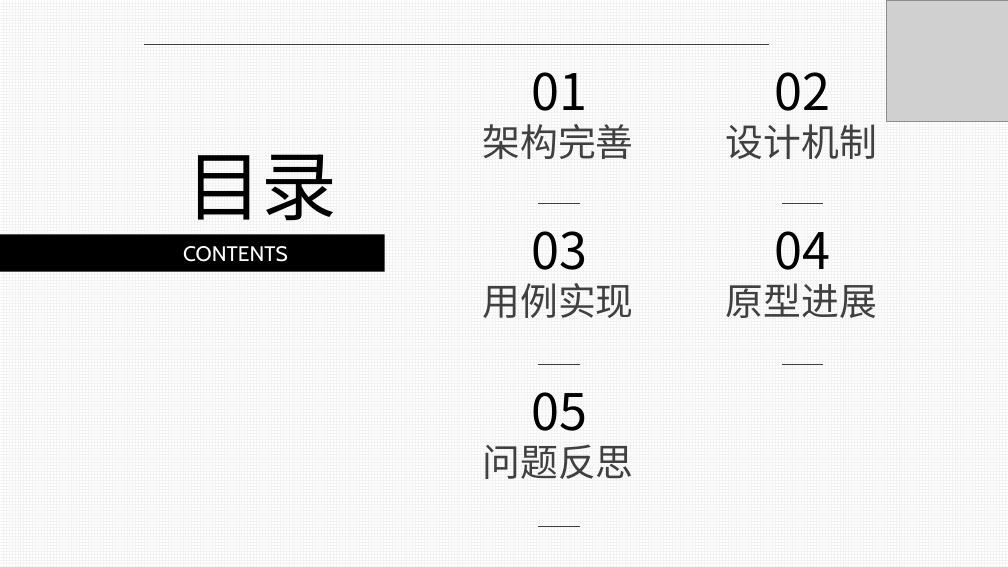
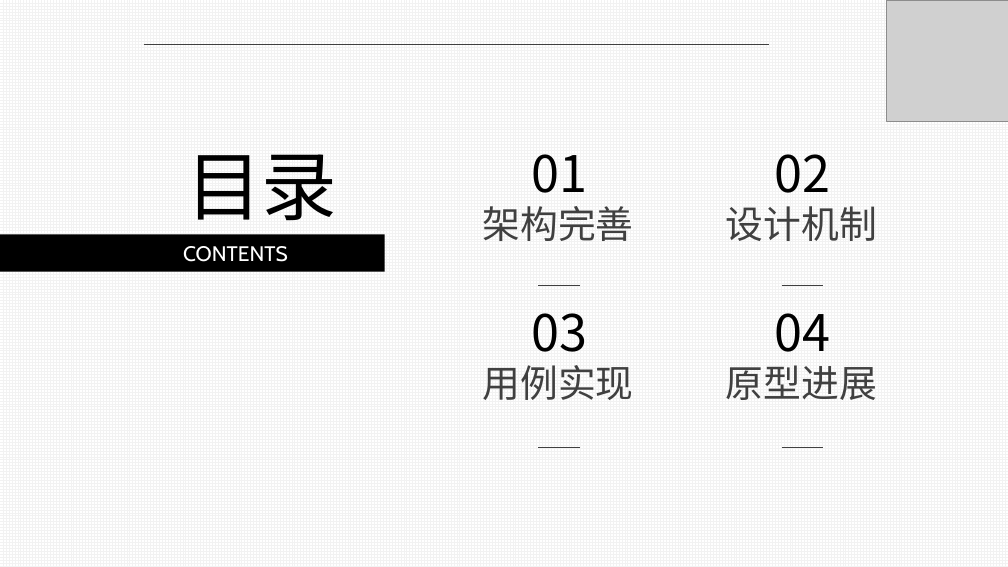
Before and after one commit to luxingzhi27/Tongji_SAD_2023_project, a slide deck: slide 2 of assignment3/期末展示.pptx. Drawn at 1008x567 pixels with LibreOffice and Linux fonts; fonts in the diff are those of the drawing; grey boxes stand for pictures. Boxes give left, top, right and bottom in pixels: in the first picture for what was removed or moved away, otherwise in the second. Text is boxed around its words. In the diff, an @@ line names an element or a change of style, - is before the commit and + after.

```diff
--- a/assignment3/期末展示.pptx
+++ b/assignment3/期末展示.pptx
@@ 8 texts, 2 lines moved together from (x1=483, y1=72, x2=877, y2=318) to (x1=483, y1=154, x2=877, y2=400) @@
@@ text removed at (x1=531, y1=392, x2=587, y2=431) @@
-05
@@ text removed at (x1=483, y1=445, x2=634, y2=479) @@
-问题反思
@@ line moved from (538, 364) - (580, 364) to (538, 447) - (580, 447) @@
@@ line moved from (782, 364) - (823, 364) to (782, 447) - (823, 447) @@
@@ line removed from (538, 526) to (580, 526) @@
```
Also in this commit, not shown: 8 other slides changed, 13 slides added, 9 slides removed, 1 other file.
